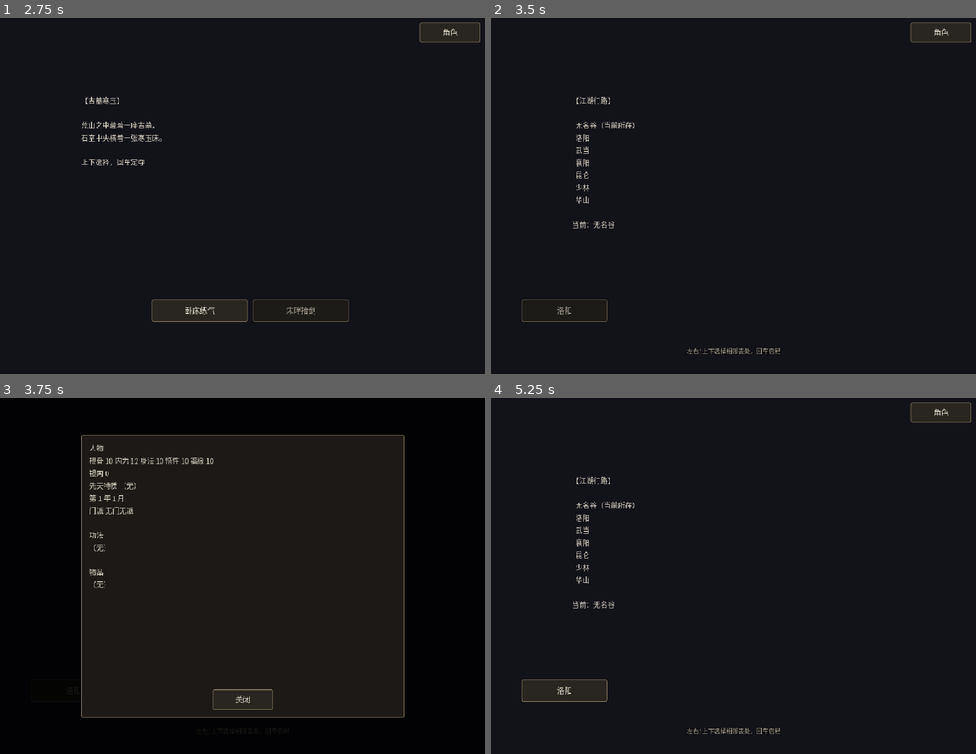
Above: before the commit, frames 1-4 (two rows, left to right).
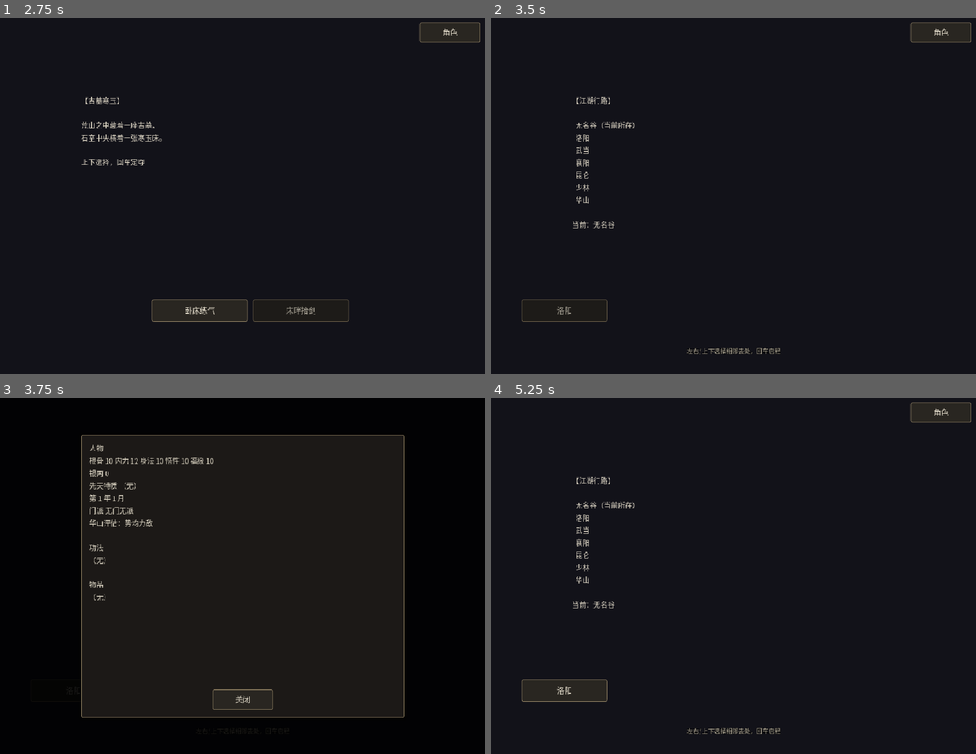
Above: after the commit, the same moments.

Repository: linxuhao/jinyong-heroes
Game: Godot game, scene res://scenes/segments/map.tscn
Two runs of this game, one before a commit and one after it. Both use one fixed random seed, a clock stepped at 60 frames per second and the inputs below. This scene is started directly instead of the project's main scene. Sound files missing from this copy of the repository are replaced by a short silence.
Inputs (mouse positions are in pixels of both pictures, inside the frame that each line leads up to):
- Up to frame 1 (2.75 s): click "洛阳" at 0.5 s; click "买下长剑" at 1.25 s; click "无名谷" at 2 s
- Up to frame 2 (3.5 s): click "卧床练气" at 2.75 s
- Up to frame 3 (3.75 s): click "角色" at 3.5 s
- Up to frame 4 (5.25 s): click "关闭" at 4.25 s; tap Enter (tutorial_next) at 5 s; move the mouse to (840, 558) at 5.02 s; hold D (move_right) from 5.03 s (still down); tap J (attack_confirm) at 5.1 s; click (840, 558) at 5.17 s

Frames 1-2 are identical in both runs. In frame 3, 0.3% of the frame differs, in the area x 18-32%, y 34-57%; in frame 4, nothing differs.

Commit message:
dpe_game/t_impl: r3_huashan_winnable [jinyong-numbers] (7 file(s))

Diff:
--- a/scripts/autoload/i18n.gd
+++ b/scripts/autoload/i18n.gd
@@ -585,6 +585,10 @@
 	"第 %d 年 %d 月": "Year %d, Month %d",
 	"装上": "Equip",
 	"卸下": "Unequip",
+	"华山评估：%s": "Huashan readiness: %s",
+	"战备不足": "Underprepared",
+	"势均力敌": "Even match",
+	"胜券在握": "Strong",
 }
 
 
--- a/scripts/data/battle_setup.gd
+++ b/scripts/data/battle_setup.gd
@@ -22,6 +22,8 @@
 const EquipmentData = preload("res://scripts/data/equipment_data.gd")
 const GongfaData = preload("res://scripts/data/gongfa_data.gd")
 const ProgressionGongfaData = preload("res://scripts/data/progression_gongfa_data.gd")
+const ProgressionMath = preload("res://scripts/data/progression_math.gd")
+const MapData = preload("res://scripts/data/map_data.gd")
 
 ## Melee weapon classes (mirror of CombatManager.MELEE_SCHOOLS; kept local so
 ## this data layer has no autoload dependency). Ranged = everything else —
@@ -33,19 +35,47 @@
 
 ## Derive the battle stats for a PlayerProfile. Returns a Dictionary with
 ## max_health / energy / move_range / initiative / attack_damage / attack_range.
+##
+## R3 (r3_huashan_winnable) EXTENDS the formulas player-side only with a
+## cultivation term: mp = ProgressionMath.mastery_points(profile) (sum of
+## GRADE_POINTS over MASTERED gongfa rows). Three years of practice/cultivate
+## visibly cash out in the finale. attack_damage / move_range / attack_range are
+## UNCHANGED by mp (the fight's texture is preserved). EquipmentData.sum_bonuses
+## returns keys attack/health/initiative/move ONLY — there is NO energy field, so
+## energy = inner*2 + 4*mp (the gear energy bonus does not exist).
 static func derive_stats(profile) -> Dictionary:
 	var bone: int = _attr(profile, "bone")
 	var inner: int = _attr(profile, "inner")
 	var agility: int = _attr(profile, "agility")
+	var mp: int = ProgressionMath.mastery_points(profile)
 	var gear: Dictionary = EquipmentData.sum_bonuses(profile.get("equipped") if profile.get("equipped") != null else {})
 	return {
-		"max_health": bone * 5 + int(gear.get("health", 0)),
-		"energy": inner * 2,
+		"max_health": bone * 5 + 6 * mp + int(gear.get("health", 0)),
+		"energy": inner * 2 + 4 * mp,
 		"move_range": 2 + int(floor(float(agility) / 20.0)) + int(gear.get("move", 0)),
-		"initiative": agility + int(gear.get("initiative", 0)),
+		"initiative": agility + 3 * mp + int(gear.get("initiative", 0)),
 		"attack_damage": 10 + bone + int(gear.get("attack", 0)),
 		"attack_range": _attack_range_for(profile),
 	}
+
+
+## Huashan readiness verdict (R3 D4). Pure, zero RNG. Wraps derive_stats so the
+## warning can never drift from the numbers the duel actually uses (one formula
+## source). power = ProgressionMath.readiness_power(derive_stats(profile));
+## verdict_key against MapData.HUASHAN_BAR: power < E -> "huashan_weak";
+## E <= power < S -> "huashan_even"; power >= S -> "huashan_strong".
+static func readiness(profile) -> Dictionary:
+	var stats: Dictionary = derive_stats(profile)
+	var power: int = ProgressionMath.readiness_power(stats)
+	var bar: Dictionary = MapData.HUASHAN_BAR
+	var even: int = int(bar.get("even", 0))
+	var strong: int = int(bar.get("strong", 0))
+	var verdict_key: String = "huashan_strong"
+	if power < even:
+		verdict_key = "huashan_weak"
+	elif power < strong:
+		verdict_key = "huashan_even"
+	return {"power": power, "verdict_key": verdict_key}
 
 
 ## Build a CharacterData for an encounter battle from a PlayerProfile.
--- a/scripts/data/map_data.gd
+++ b/scripts/data/map_data.gd
@@ -60,6 +60,15 @@
 	"huashan": ["shaolin"],
 }
 
+## Huashan readiness band thresholds (R3 D4). Set by M3 from the measured
+## win/lose split on the current tree (measured 2026-09-01, R3 M3, seeds s1..s5),
+## NOT by eyeballing the composite range. readiness() in battle_setup.gd reads
+## these: power < even -> weak; even <= power < strong -> even; power >= strong
+## -> strong. A normally-played balanced route must exceed `even` on >= 4/5 seeds
+## and win the duel on >= 4/5; a creation-fresh profile must score below `even`
+## on all 5 seeds and lose. See design/40_progression.md §「华山战备」.
+const HUASHAN_BAR: Dictionary = {"even": 30, "strong": 40}
+
 ## Ending tiers, descending by min_total (step2_design §8.8).
 ## total = bone + inner + agility + wisdom + fortune.
 ## INVARIANT: rows must stay sorted by min_total descending — ending_tier()
--- a/scripts/segments/cultivation.gd
+++ b/scripts/segments/cultivation.gd
@@ -19,6 +19,7 @@
 
 const TraitEffects = preload("res://scripts/data/trait_effects.gd")
 const ProgressionMath = preload("res://scripts/data/progression_math.gd")
+const BattleSetup = preload("res://scripts/data/battle_setup.gd")
 
 ## Debug-grant school -> external A art id (GongfaData carries no id field;
 ## ids are row-derived, hence the const map; see _debug_grant_art).
@@ -1066,6 +1067,19 @@
 		silver, attr_bone, attr_inner, attr_agility, attr_wisdom, attr_fortune,
 	]
 	text += tr("武功 %d 门 · 大成 %d\n\n") % [gongfa_count, mastered_count]
+	# Huashan readiness warning (R3 D4): from year 3 month 1 onward the body
+	# carries the 华山评估 line so the warning exists for the ~30 months BEFORE
+	# the map opens. Same math as the roster panel (BattleSetup.readiness) — one
+	# formula source with the duel.
+	if year >= 3:
+		var verdict: Dictionary = BattleSetup.readiness(SaveManager.profile)
+		var key: String = str(verdict.get("verdict_key", "huashan_weak"))
+		var band: String = tr("战备不足")
+		if key == "huashan_even":
+			band = tr("势均力敌")
+		elif key == "huashan_strong":
+			band = tr("胜券在握")
+		text += tr("华山评估：%s\n\n") % band
 	match phase:
 		"YEAR_AUGMENT":
 			text += tr("【开年际遇】\n")
--- a/scripts/ui/roster_panel.gd
+++ b/scripts/ui/roster_panel.gd
@@ -38,6 +38,12 @@
 
 var is_open: bool = false
 var body_text: String = ""
+## Huashan readiness verdict line (R3 D4). Recomputed each refresh() from the
+## LIVE profile via BattleSetup.readiness — the same math the duel uses, so the
+## warning can never drift from the actual fight numbers. Rendered as a 华山评估
+## line in _compose_character. Empty string when the profile is not yet ready to
+## judge (defensive; the panel never crashes on a null profile).
+var readiness_text: String = ""
 var cursor_markers_visible: bool = false   # recomputed each refresh: "▶" in body_text
 var pressed_connected: Dictionary = {}
 var item_count: int = 0
@@ -99,6 +105,7 @@
 ## refresh reads SaveManager.profile afresh.
 func refresh() -> void:
 	var p: PlayerProfile = SaveManager.profile
+	readiness_text = _compose_readiness(p)
 	body_text = _compose_body(p)
 	cursor_markers_visible = body_text.contains("▶")
 	item_count = p.inventory.size()
@@ -174,7 +181,29 @@
 	var month: int = int(p.cultivation.get("month", 1))
 	lines.append(tr("第 %d 年 %d 月") % [year, month])
 	lines.append("%s %s" % [tr("门派"), _sect_text(p)])
+	# Huashan readiness warning (R3 D4): visible on the roster panel on BOTH the
+	# map and cultivation segments (the panel is instanced into both scenes), so
+	# the warning exists for the ~30 months BEFORE the map opens.
+	if readiness_text != "":
+		lines.append(readiness_text)
 	return "\n".join(lines)
+
+
+## Compose the 华山评估 readiness line from the LIVE profile via
+## BattleSetup.readiness (one formula source with the duel). Returns "" when the
+## profile is null (defensive — the panel never crashes on a null profile).
+func _compose_readiness(p: PlayerProfile) -> String:
+	if p == null:
+		return ""
+	var verdict: Dictionary = BattleSetup.readiness(p)
+	var key: String = str(verdict.get("verdict_key", "huashan_weak"))
+	var wording: String = tr("华山评估：%s")
+	var band: String = tr("战备不足")
+	if key == "huashan_even":
+		band = tr("势均力敌")
+	elif key == "huashan_strong":
+		band = tr("胜券在握")
+	return wording % band
 
 
 func _compose_gongfa(p: PlayerProfile) -> String:
Not shown, added: playtest/huashan_readiness_warning.yaml
Not shown, added: playtest/huashan_winnable_normal_route.yaml
